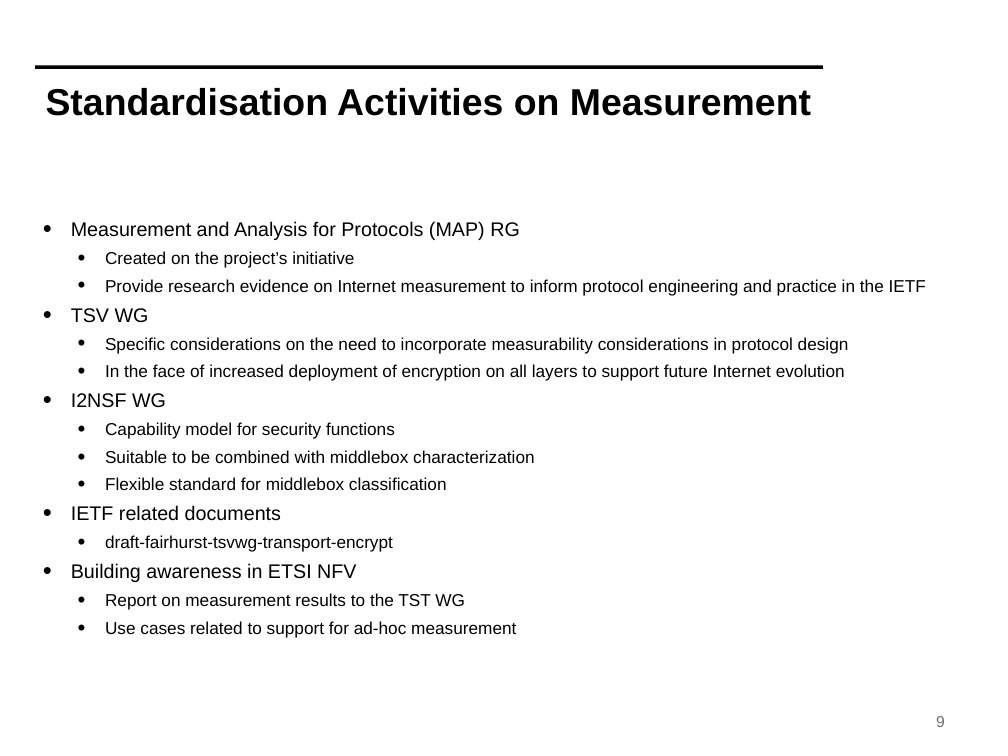
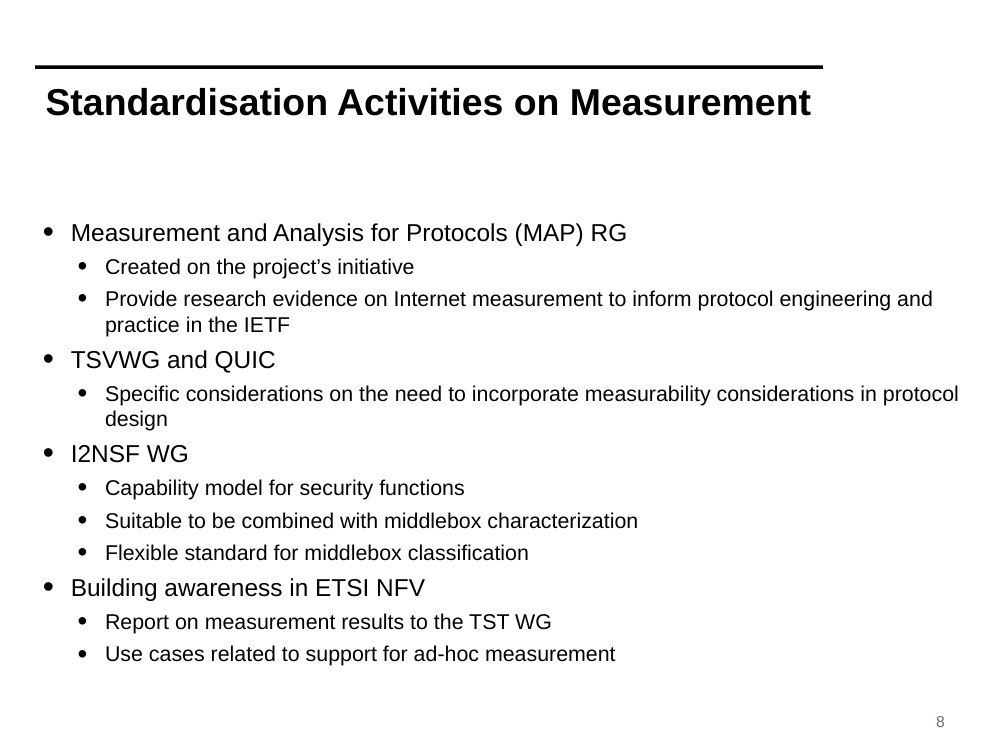
Before and after one commit to mami-project/roadshows, a slide deck: slide 8 of review2-zurich/WP4-ReviewM18.pptx (slide 9 before the commit). Drawn at 1008x756 pixels with LibreOffice and Linux fonts; fonts in the diff are those of the drawing; background and template pictures are left out. Boxes give left, top, right and bottom in pixels: in the first picture for what was removed or moved away, otherwise in the second. Text is boxed around its words. In the diff, an @@ line names an element or a change of style, - is before the commit and + after.

```diff
--- a/review2-zurich/WP4-ReviewM18.pptx
+++ b/review2-zurich/WP4-ReviewM18.pptx
@@ text at (71,223,959,666): size 20 to 24.8 pt in "Measurement and Analysis for Protocols (MAP) RG", "I2NSF WG", "Building awareness in ETSI NFV"; size 17.5 to 21.7 pt in "Created on the project’s initiative", "Provide research evidence on Internet measurement to ...", "Specific considerations on the need to incorporate ...", "Capability model for security functions" and 4 more places @@
@@ text at (71,350,276,373): text changed; size 20 to 24.8 pt @@
-• TSV WG
+• TSVWG and QUIC
@@ text at (105,364,845,381): paragraph removed @@
-  • In the face of increased deployment of encryption on all layers to support future Internet evolution
@@ text at (71,505,393,552): paragraphs removed @@
-• IETF related documents
-  • draft-fairhurst-tsvwg-transport-encrypt
```
Also in this commit, not shown: 11 other slides changed, 4 slides added, 3 slides removed.
